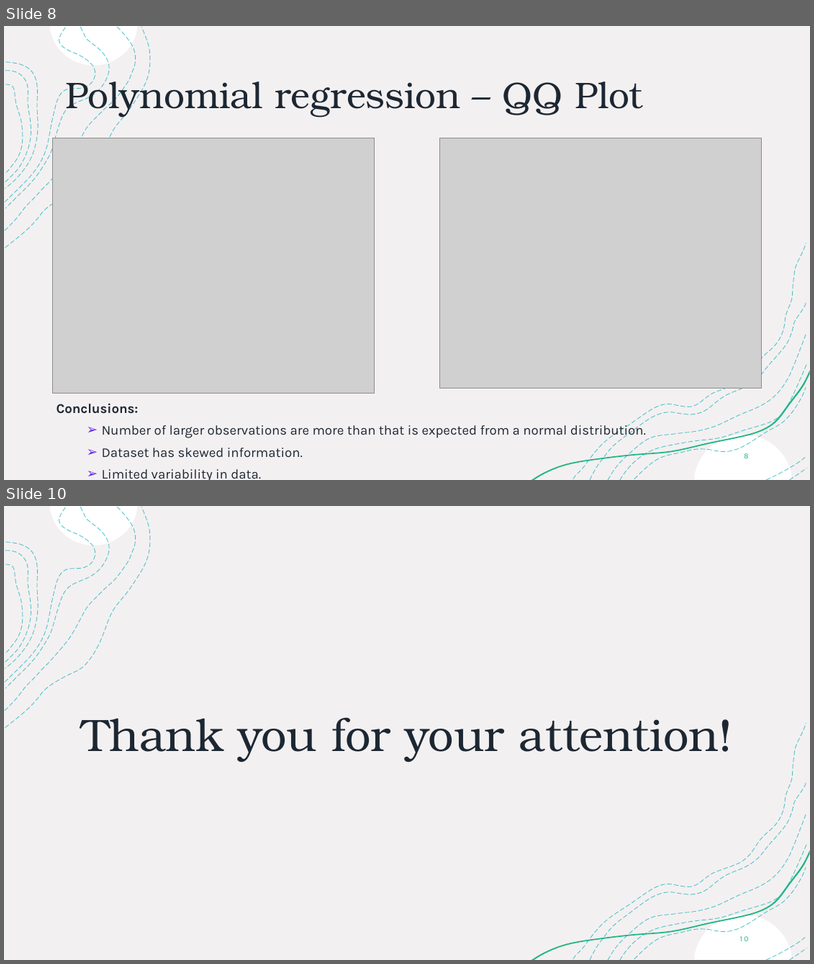
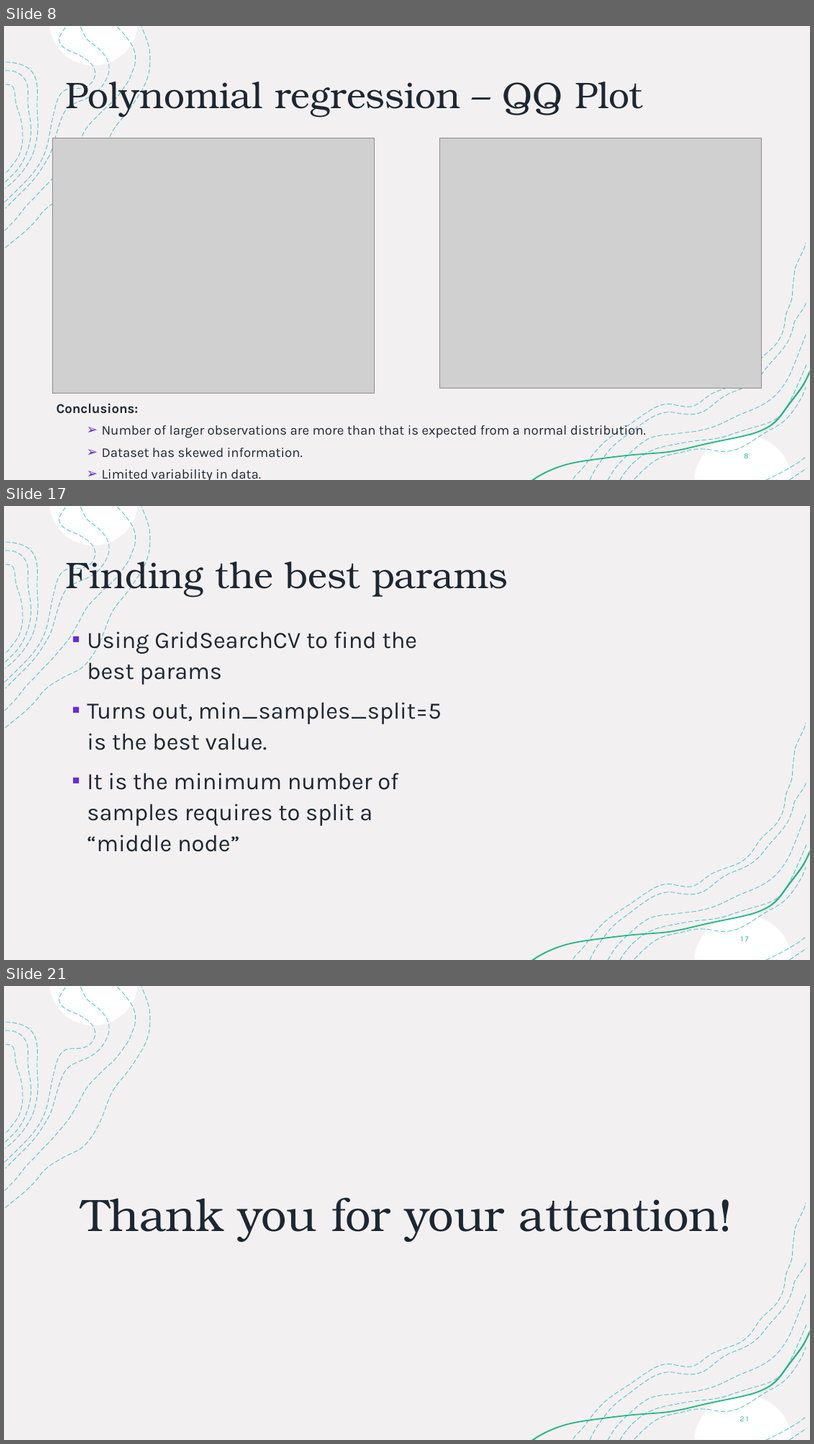
Before and after one commit to joss-thu/MLProj-GermanAirFares, a slide deck: ML-Project.pptx. Shown one above the other, each under a label of ours: slides 8 and 10 before the commit, slides 8, 17 and 21 after it; the slides between them are not shown. The pictures are 814x964 and 814x1444 pixels, drawn with LibreOffice and Linux fonts; fonts in the diff are those of the drawing; grey boxes stand for pictures. Boxes give left, top, right and bottom in pixels: in the first picture for what was removed or moved away, otherwise in the second. Text is boxed around its words. In the diff, an @@ line names an element or a change of style, - is before the commit and + after.

```diff
--- a/ML-Project.pptx
+++ b/ML-Project.pptx
@@ slide 17 added at [4,506,810,960], background #FFFFFF; not listed: 18 template elements that a slide beside it also shows @@
@@ title added at [65,554,508,597], 44 pt, text #1C2732 @@
+Finding the best params
@@ text added at [87,627,442,852], 28 pt, text #1C2732 @@
+▪ Using GridSearchCV to find the best params
+▪ Turns out, min_samples_split=5 is the best value.
+▪ It is the minimum number of samples requires to split a “middle node”
@@ page number added at [741,936,749,941], 9 pt, text #21B782 @@
+17
@@ what was slide 10 is now slide 21 @@
@@ page number at [741,1416,749,1421]: text changed @@
-10
+21
```
Also in this commit, not shown: 1 slide changed, 11 other slides added, 1 slide removed, 2 other files.
